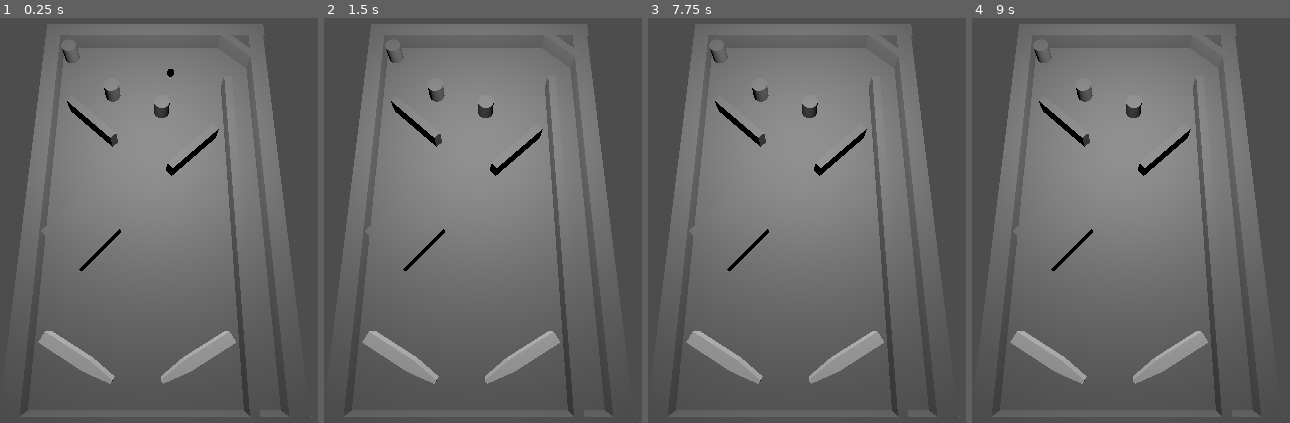
Above: before the commit, frames 1-4 (left to right).
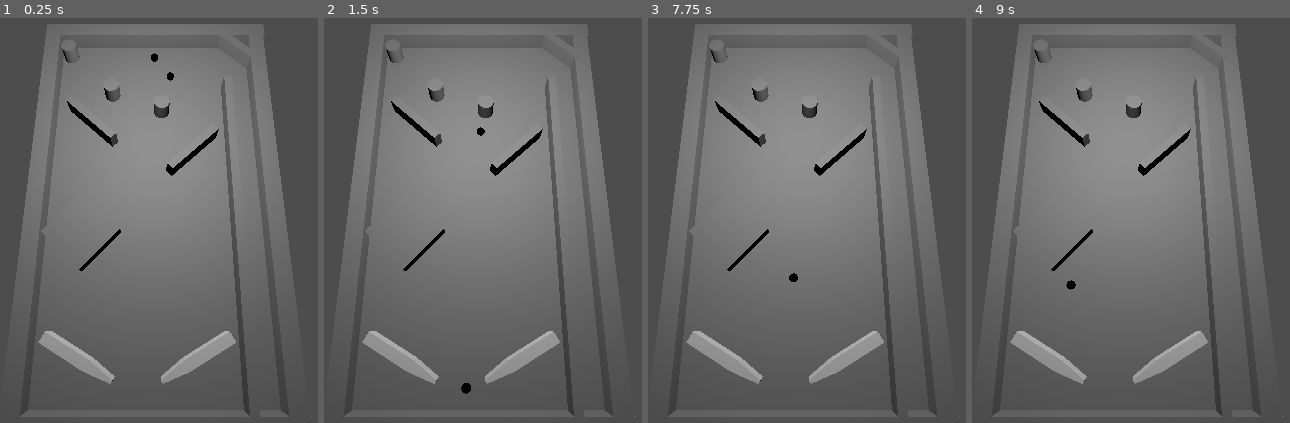
Above: after the commit, the same moments.

Repository: 2Sloppy4slime/Rolling-Heroes-Dev
Game: Godot game, scene res://scenes/base_flipper.tscn
Two runs of this game, one before a commit and one after it. Both use one fixed random seed, a clock stepped at 60 frames per second and the inputs below.
Inputs:
- Up to frame 1 (0.25 s): no input
- Up to frame 2 (1.5 s): tap Enter at 0.5 s; hold D (nudge_right) 0.53-1.28 s; tap Shift (accept_or_right_flipper) at 1.25 s; hold S (nudge_down) from 1.28 s (still down)
- Up to frame 3 (7.75 s): release S (nudge_down) at 2.03 s; hold D (nudge_right) 2.03-2.78 s; tap Shift (accept_or_right_flipper) at 2.75, 4.25, 5, 5.75 s; hold W (nudge_up) 2.78-3.53 s; hold A (nudge_left) 3.53-5.03 s; hold S (nudge_down) 5.03-5.78 s; hold D (nudge_right) 5.78-6.53 s; hold W (nudge_up) 6.53-7.28 s; hold D (nudge_right) from 7.28 s (still down)
- Up to frame 4 (9 s): release D (nudge_right) at 8.03 s; hold S (nudge_down) 8.03-8.78 s; hold A (nudge_left) from 8.78 s (still down)

The runs differ from the first frame. In frame 1, less than 0.1% of the frame differs, in the area x 47-55%, y 8-16%; in frame 2, 0.1%, in the area x 43-51%, y 26-93%; in frame 3, less than 0.1%; in frame 4, less than 0.1%.

Commit message:
Map test finito
my bad g oublié de push mdr

Diff:
--- /dev/null
+++ b/scenes/balle.gd
@@ -0,0 +1,70 @@
+extends RigidBody3D
+@export var nudge_id = 0
+@export var bounce_factor = 0.9
+@export var base_points_multiplier = 1
+@export var flat_damage = 1
+@export var base_damage_multiplier = 1
+@export var max_damage_multiplier = 4 #damage changes with speed
+@export var launch_speed = 20
+@export var Canbreakshield = false
+@export var Ismultiball = false
+@export var Nudgeready = false
+@export var Pointstochargenudge = 100
+@export var Currentpointstonudge = 0
+@export var next_bounce_functions = [] #[(func,idcollision)]
+@export var next_bounce_condition_id = 0
+func _input(event):
+
+	if event.is_action_pressed("nudge_up"):
+		pass
+	if event.is_action_pressed("nudge_down"):
+		pass
+	if event.is_action_pressed("nudge_left"):
+		pass
+	if event.is_action_pressed("nudge_right"):
+		pass
+
+# mangez ma gock especes de zebzebzeb
+
+# Function : will play functions if bounces happens correctly, call immediately after touching another hull
+func bouncecheck():
+	for i in next_bounce_functions :
+		if bounce_cond_by_id(i[1]) :
+			call(i[0])
+
+
+
+
+# Function : checks which kind of hull touched the ball for pale upgrades
+func bounce_cond_by_id(id):
+	match id :
+		0 : #tout
+			return true
+		1 : #ennemy
+			#if latest collision was enemy then return
+			pass
+		2 : #pales
+			#if latest collision was pale then
+			pass
+		3 : #sticker
+			pass
+		4 : #bouclier
+			pass
+		5 : #multiball
+			pass
+		6 :
+			pass
+		_ :
+			return false
+	return false
+
+func nudge_func():
+	match nudge_id :
+		0 :
+			pass
+		1: #multiball : splits into 3 : 1 nudged (base) 1 stopped and 1 random pushed
+			pass
+		2: #shieldbreaker : breaks any shield on the field
+			pass
+		_:
+			pass
--- a/scenes/base_flipper.tscn
+++ b/scenes/base_flipper.tscn
@@ -1,7 +1,8 @@
-[gd_scene load_steps=33 format=4 uid="uid://d4m22gwseevlt"]
+[gd_scene load_steps=38 format=4 uid="uid://d4m22gwseevlt"]
 
 [ext_resource type="Texture2D" uid="uid://1proqf5oq0u8" path="res://images/665699118ff5af724a2006631d54bf0b.jpg" id="1_xwrnc"]
 [ext_resource type="PackedScene" uid="uid://rg8ng4maolo3" path="res://scenes/base_sphere.tscn" id="2_wflre"]
+[ext_resource type="Script" uid="uid://1konv62i3rbx" path="res://scenes/rigid_body_3d.gd" id="3_wflre"]
 
 [sub_resource type="PhysicsMaterial" id="PhysicsMaterial_yemdt"]
 friction = 0.88
@@ -124,6 +125,21 @@
 [sub_resource type="PhysicsMaterial" id="PhysicsMaterial_yw7vg"]
 bounce = 1.0
 
+[sub_resource type="PhysicsMaterial" id="PhysicsMaterial_1pmx4"]
+friction = 0.0
+bounce = 1.0
+
+[sub_resource type="SphereMesh" id="SphereMesh_x8kkn"]
+
+[sub_resource type="StandardMaterial3D" id="StandardMaterial3D_kl3nh"]
+albedo_color = Color(0.6378432, 0.6378432, 0.6378431, 1)
+metallic = 1.0
+metallic_specular = 0.6
+roughness = 0.0
+
+[sub_resource type="SphereShape3D" id="SphereShape3D_tv6xk"]
+radius = 0.5094606
+
 [node name="Node3D" type="Node3D"]
 
 [node name="Camera3D" type="Camera3D" parent="."]
@@ -341,3 +357,18 @@
 [node name="CollisionShape3D" type="CollisionShape3D" parent="Node3D/PaleD"]
 transform = Transform3D(-0.5, 0, 0.8660253, 0, 1, 0, -0.8660253, 0, -0.5, 0.44242564, 0.17888272, 1.8355117)
 shape = SubResource("BoxShape3D_n1vkw")
+
+[node name="RigidBody3D" type="RigidBody3D" parent="."]
+transform = Transform3D(1, 0, 0, 0, 1, 0, 0, 0, 1, 0, 0.8874913, -1.979964)
+physics_material_override = SubResource("PhysicsMaterial_1pmx4")
+script = ExtResource("3_wflre")
+
+[node name="sphere" type="MeshInstance3D" parent="RigidBody3D"]
+transform = Transform3D(0.1, 0, 0, 0, 0.099999994, 0, 0, 0, 0.10000002, 0, 0, 0)
+mesh = SubResource("SphereMesh_x8kkn")
+skeleton = NodePath("../..")
+surface_material_override/0 = SubResource("StandardMaterial3D_kl3nh")
+
+[node name="CollisionShape3D" type="CollisionShape3D" parent="RigidBody3D" groups=["ball"]]
+transform = Transform3D(0.1, 0, 0, 0, 0.1, 0, 0, 0, 0.1, 0, 0, 0)
+shape = SubResource("SphereShape3D_tv6xk")
--- a/scenes/base_sphere.tscn
+++ b/scenes/base_sphere.tscn
@@ -4,7 +4,7 @@
 
 [sub_resource type="PhysicsMaterial" id="PhysicsMaterial_4bfup"]
 friction = 0.0
-bounce = 1.0
+bounce = 0.5
 
 [sub_resource type="SphereMesh" id="SphereMesh_4bfup"]
 
@@ -23,7 +23,7 @@
 bounce_factor = 1.0
 
 [node name="sphere" type="MeshInstance3D" parent="."]
-transform = Transform3D(-0.09991909, 1.0058284e-08, -0.0040219007, 0.0033704534, 0.05456338, -0.083734564, 0.002194477, -0.08380237, -0.054519232, 0, 0, 0)
+transform = Transform3D(0.1, 0, 0, 0, 0.099999994, 0, 0, 0, 0.10000002, 0, 0, 0)
 mesh = SubResource("SphereMesh_4bfup")
 skeleton = NodePath("../..")
 surface_material_override/0 = SubResource("StandardMaterial3D_xxtxb")
--- /dev/null
+++ b/scenes/rigid_body_3d.gd
@@ -0,0 +1,70 @@
+extends RigidBody3D
+@export var nudge_id = 0
+@export var bounce_factor = 0.9
+@export var base_points_multiplier = 1
+@export var flat_damage = 1
+@export var base_damage_multiplier = 1
+@export var max_damage_multiplier = 4 #damage changes with speed
+@export var launch_speed = 20
+@export var Canbreakshield = false
+@export var Ismultiball = false
+@export var Nudgeready = false
+@export var Pointstochargenudge = 100
+@export var Currentpointstonudge = 0
+@export var next_bounce_functions = [] #[(func,idcollision)]
+@export var next_bounce_condition_id = 0
+func _input(event):
+
+	if event.is_action_pressed("nudge_up"):
+		pass
+	if event.is_action_pressed("nudge_down"):
+		pass
+	if event.is_action_pressed("nudge_left"):
+		pass
+	if event.is_action_pressed("nudge_right"):
+		pass
+
+# mangez ma gock especes de zebzebzeb
+
+# Function : will play functions if bounces happens correctly, call immediately after touching another hull
+func bouncecheck():
+	for i in next_bounce_functions :
+		if bounce_cond_by_id(i[1]) :
+			call(i[0])
+
+
+
+
+# Function : checks which kind of hull touched the ball for pale upgrades
+func bounce_cond_by_id(id):
+	match id :
+		0 : #tout
+			return true
+		1 : #ennemy
+			#if latest collision was enemy then return
+			pass
+		2 : #pales
+			#if latest collision was pale then
+			pass
+		3 : #sticker
+			pass
+		4 : #bouclier
+			pass
+		5 : #multiball
+			pass
+		6 :
+			pass
+		_ :
+			return false
+	return false
+
+func nudge_func():
+	match nudge_id :
+		0 :
+			pass
+		1: #multiball : splits into 3 : 1 nudged (base) 1 stopped and 1 random pushed
+			pass
+		2: #shieldbreaker : breaks any shield on the field
+			pass
+		_:
+			pass
Not shown, added: scenes/balle.gd.uid
Not shown: 1 places in scenes/main_menu.tscn that only renumber resources
Not shown, added: scenes/rigid_body_3d.gd.uid
